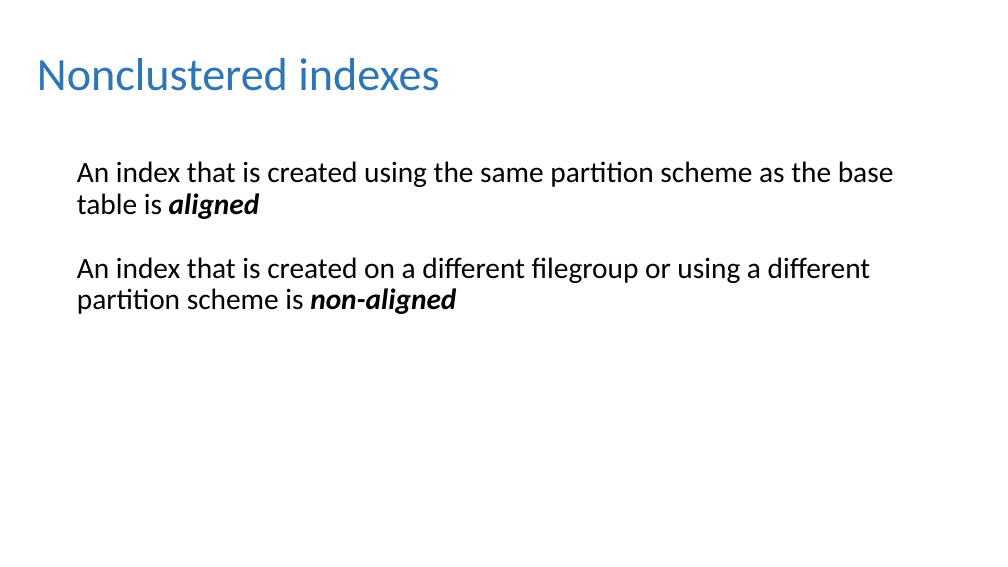
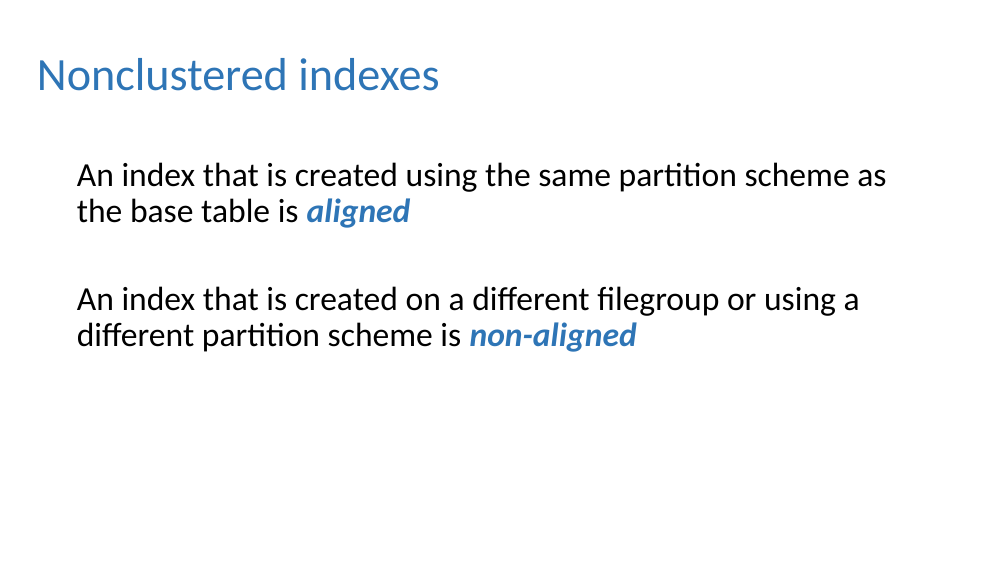
Before and after one commit to dbafromthecold/IntroToPartitioning, a slide deck: slide 17 of Intro to Partitioning.pptx. Drawn at 1008x567 pixels with LibreOffice and Linux fonts; fonts in the diff are those of the drawing; background and template pictures are left out. Boxes give left, top, right and bottom in pixels: in the first picture for what was removed or moved away, otherwise in the second. Text is boxed around its words. In the diff, an @@ line names an element or a change of style, - is before the commit and + after.

```diff
--- a/Intro to Partitioning.pptx
+++ b/Intro to Partitioning.pptx
@@ text at <box>77,162,886,352</box>: text changed; size 28 to 32 pt @@
-An index that is created using the same partition scheme as the base table is aligned
-An index that is created on a different filegroup or using a different partition scheme is non-aligned
+An index that is created using the same partition scheme as the base table is aligned
+An index that is created on a different filegroup or using a different partition scheme is non-aligned
```
Also in this commit, not shown: 20 other slides changed, 1 other file.
